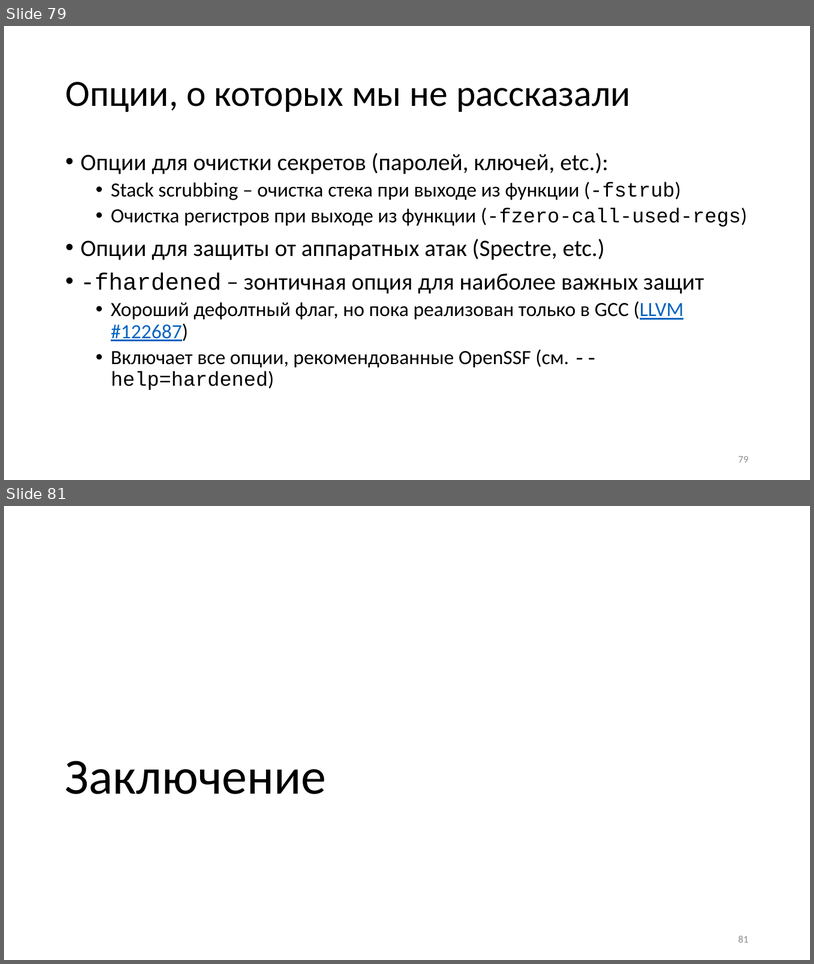
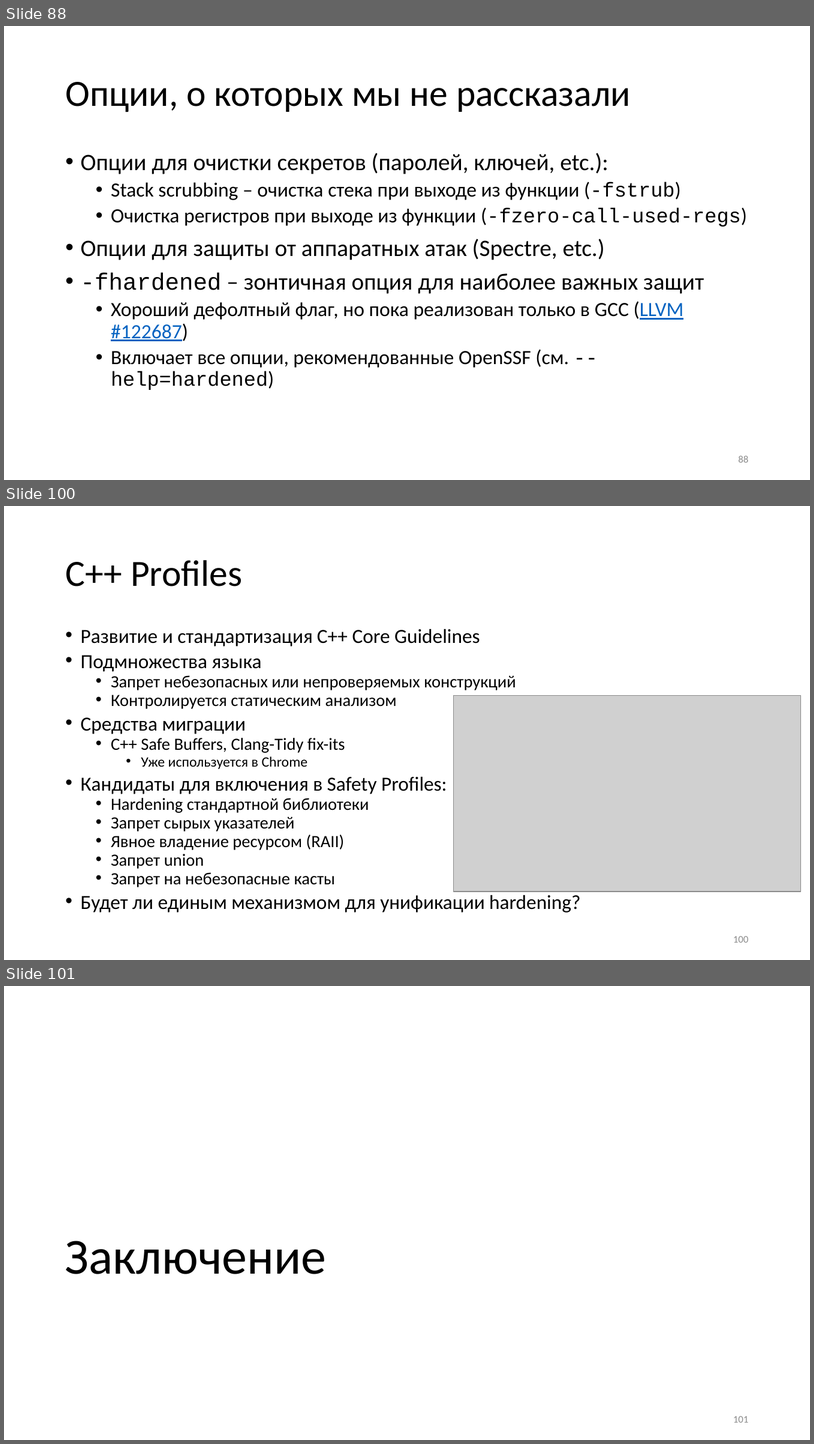
Before and after one commit to yugr/slides, a slide deck: CppZeroCost/2025/RU.pptx. Shown one above the other, each under a label of ours: slides 79 and 81 before the commit, slides 88, 100 and 101 after it; the slides between them are not shown. The pictures are 814x964 and 814x1444 pixels, drawn with LibreOffice and Linux fonts; fonts in the diff are those of the drawing; grey boxes stand for pictures. Boxes give left, top, right and bottom in pixels: in the first picture for what was removed or moved away, otherwise in the second. Text is boxed around its words. In the diff, an @@ line names an element or a change of style, - is before the commit and + after.

```diff
--- a/CppZeroCost/2025/RU.pptx
+++ b/CppZeroCost/2025/RU.pptx
@@ slide 100 added at <box>4,506,810,960</box>, background #FFFFFF @@
@@ title added at <box>65,560,242,586</box>, 44 pt, text #000000 @@
+С++ Profiles
@@ text added at <box>81,629,581,912</box>, 20.4 pt, text #000000 @@
+• Развитие и стандартизация C++ Core Guidelines
+• Подмножества языка
+  • Запрет небезопасных или непроверяемых конструкций
+  • Контролируется статическим анализом
+• Средства миграции
+  • C++ Safe Buffers, Clang-Tidy fix-its
+    • Уже используется в Chrome
+• Кандидаты для включения в Safety Profiles:
+  • Hardening стандартной библиотеки
+  • Запрет сырых указателей
+  • Явное владение ресурсом (RAII)
+  • Запрет union
+  • Запрет на небезопасные касты
+• Будет ли единым механизмом для унификации hardening?
@@ picture added at <box>453,696,801,891</box> @@
@@ page number added at <box>734,936,749,942</box>, 12 pt, text #8C8C8C @@
+100
@@ what was slide 79 is now slide 88 @@
@@ page number at <box>738,455,749,462</box>: text changed @@
-79
+88
@@ what was slide 81 is now slide 101 @@
@@ page number at <box>734,1416,749,1422</box>: text changed @@
-81
+101
```
Also in this commit, not shown: 2 slides changed, 20 other slides added, 2 other files.
